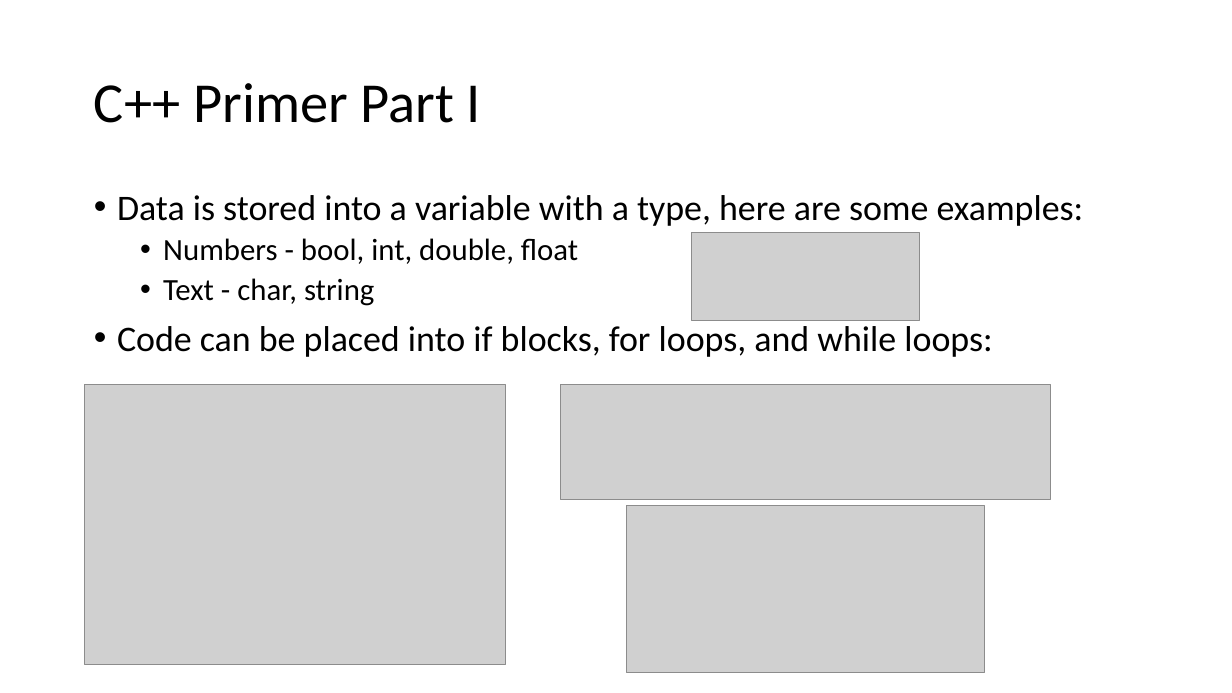
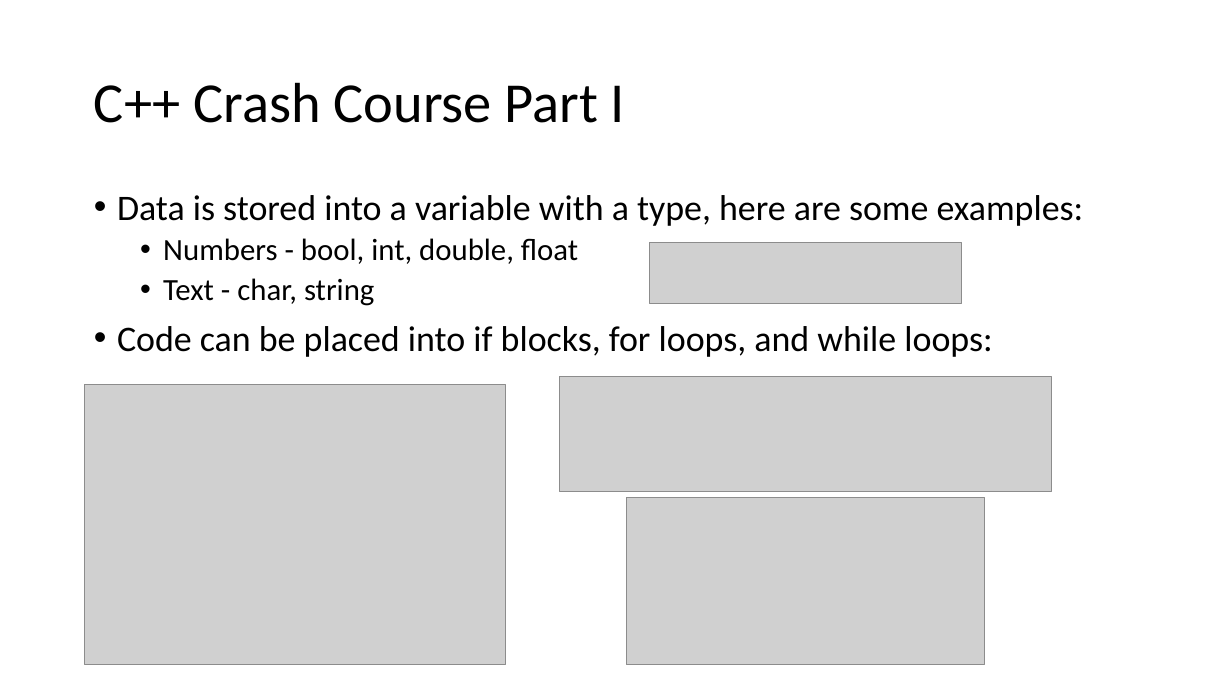
Before and after one commit to sgowen/IntroToCPlusPlusGameDev, a slide deck: slide 4 of IntroToCPlusPlusGameDev.pptx (slide 5 before the commit). Drawn at 1232x693 pixels with LibreOffice and Linux fonts; fonts in the diff are those of the drawing; grey boxes stand for pictures. Boxes give left, top, right and bottom in pixels: in the first picture for what was removed or moved away, otherwise in the second. Text is boxed around its words. In the diff, an @@ line names an element or a change of style, - is before the commit and + after.

```diff
--- a/IntroToCPlusPlusGameDev.pptx
+++ b/IntroToCPlusPlusGameDev.pptx
@@ title at <box>94,82,625,123</box>: text changed @@
-C++ Primer Part I
+C++ Crash Course Part I
@@ picture: place and size @@
-picture at <box>691,233,920,320</box>
+picture at <box>650,242,962,304</box>
@@ picture: place and size @@
-picture at <box>560,385,1051,500</box>
+picture at <box>560,376,1052,492</box>
@@ picture: place and size @@
-picture at <box>627,506,985,673</box>
+picture at <box>627,498,985,665</box>
```
Also in this commit, not shown: 3 other slides changed, 1 slide added, 2 other files.
